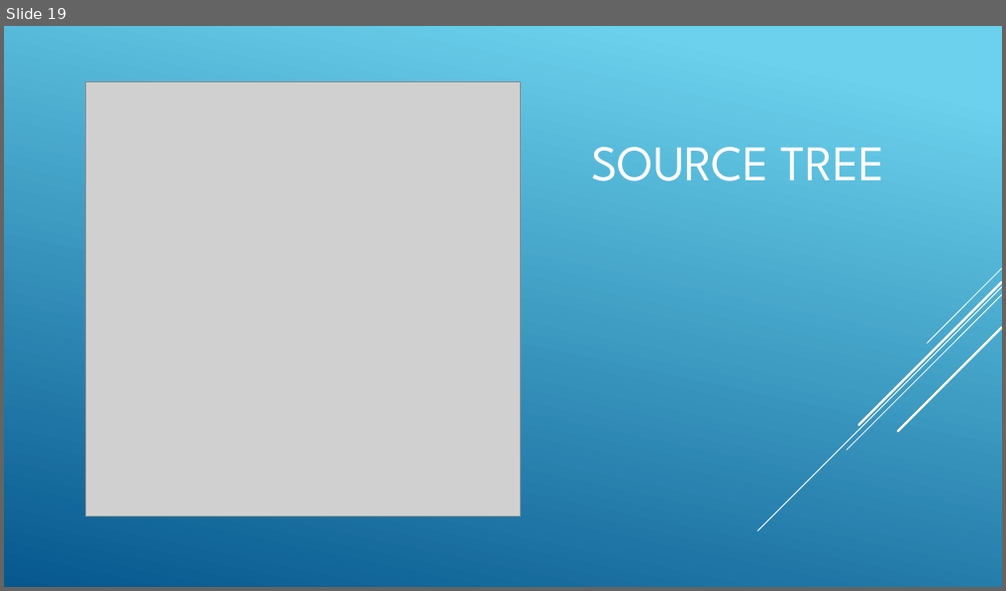
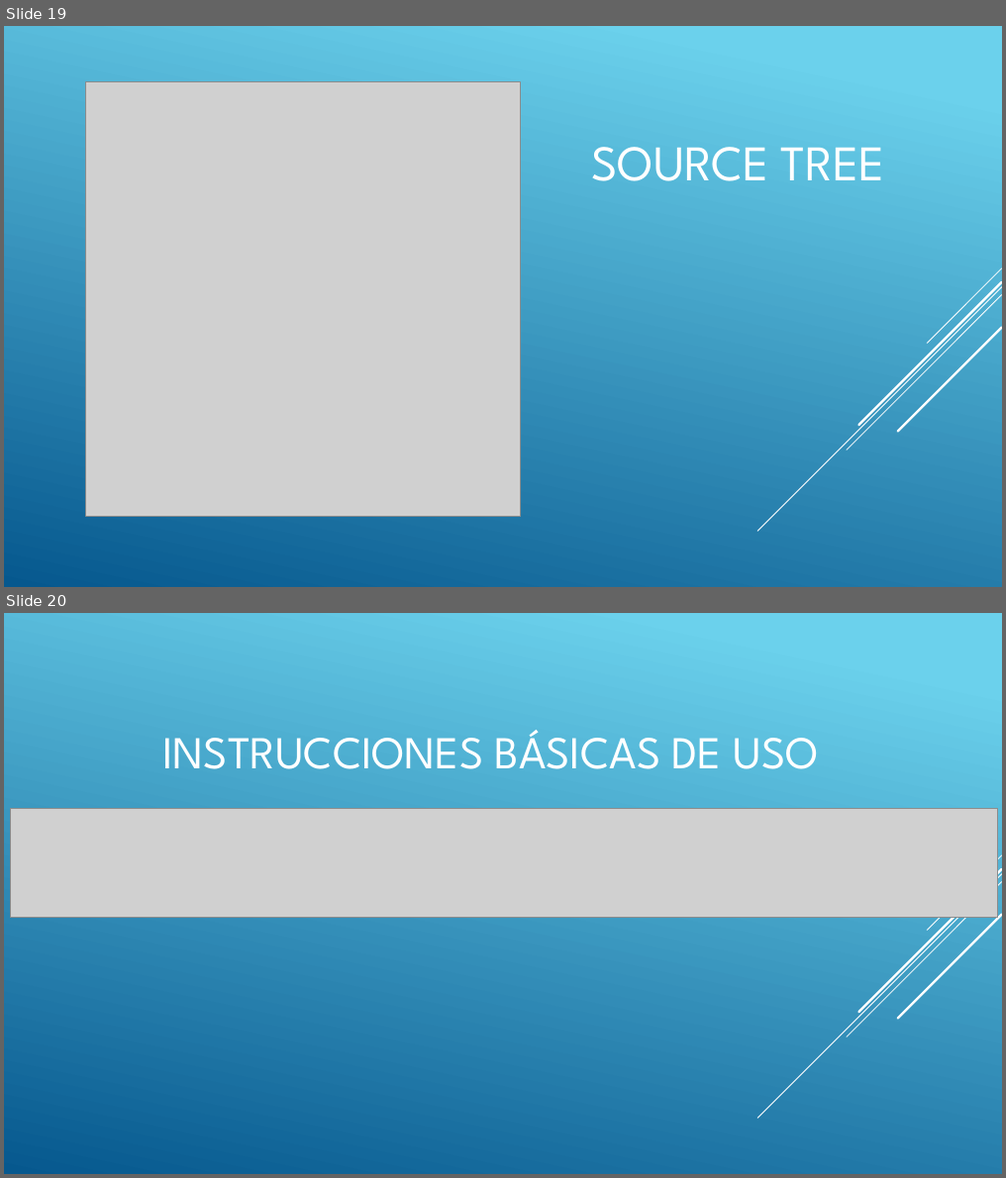
Before and after one commit to jovannyzepeda/qtp, a slide deck: adicionales/presentacion procesos/Capacitación de los procesos via.pptx. Shown one above the other, each under a label of ours: slide 19 before the commit, slides 19 and 20 after it. The pictures are 1006x591 and 1006x1178 pixels, drawn with LibreOffice and Linux fonts; fonts in the diff are those of the drawing; grey boxes stand for pictures. Boxes give left, top, right and bottom in pixels: in the first picture for what was removed or moved away, otherwise in the second. Text is boxed around its words. In the diff, an @@ line names an element or a change of style, - is before the commit and + after.

```diff
--- a/adicionales/presentacion procesos/Capacitación de los procesos via.pptx
+++ b/adicionales/presentacion procesos/Capacitación de los procesos via.pptx
@@ slide 20 added at [4,613,1002,1174], background gradient #6ED2EB to #06588E; not listed: 5 template elements that a slide beside it also shows @@
@@ title added at [162,730,818,769], 44 pt, text #FFFFFF @@
+INSTRUCCIONES BÁSICAS DE USO
@@ picture added at [10,809,998,918] @@
```
Also in this commit, not shown: 3 other slides added.
